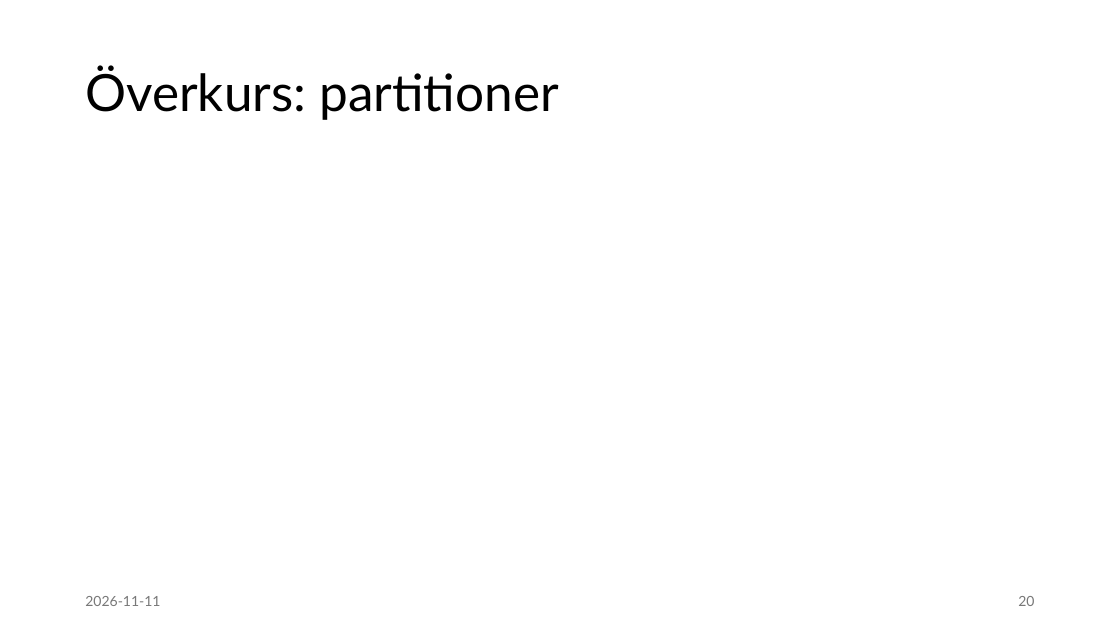
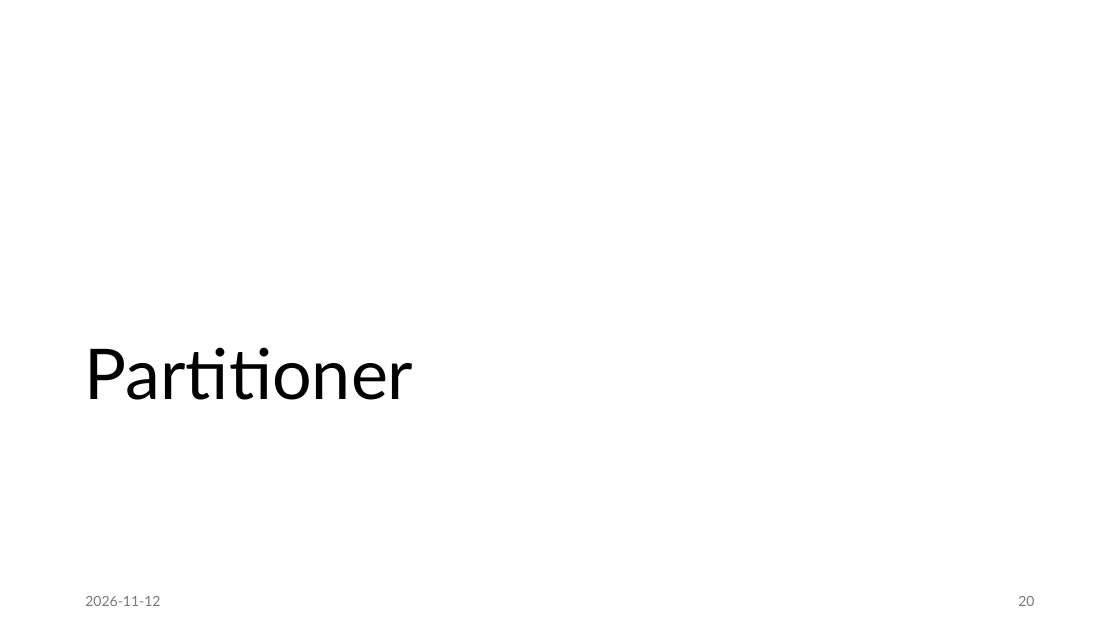
Before and after one commit to moppis/indexing, a slide deck: slide 20 of presentation/Indexering.pptx. Drawn at 1120x630 pixels with LibreOffice and Linux fonts; fonts in the diff are those of the drawing. Boxes give left, top, right and bottom in pixels: in the first picture for what was removed or moved away, otherwise in the second. Text is boxed around its words. In the diff, an @@ line names an element or a change of style, - is before the commit and + after.

```diff
--- a/presentation/Indexering.pptx
+++ b/presentation/Indexering.pptx
@@ title "Partitioner" at [85, 347, 414, 400]: vertical alignment middle to bottom @@
@@ title at [85, 347, 414, 400]: text changed; size 44 to 60 pt @@
-Överkurs: partitioner
+Partitioner
@@ text at [85, 596, 160, 606]: text changed @@
-2026-11-11
+2026-11-12
```
Also in this commit, not shown: 19 other slides changed.
